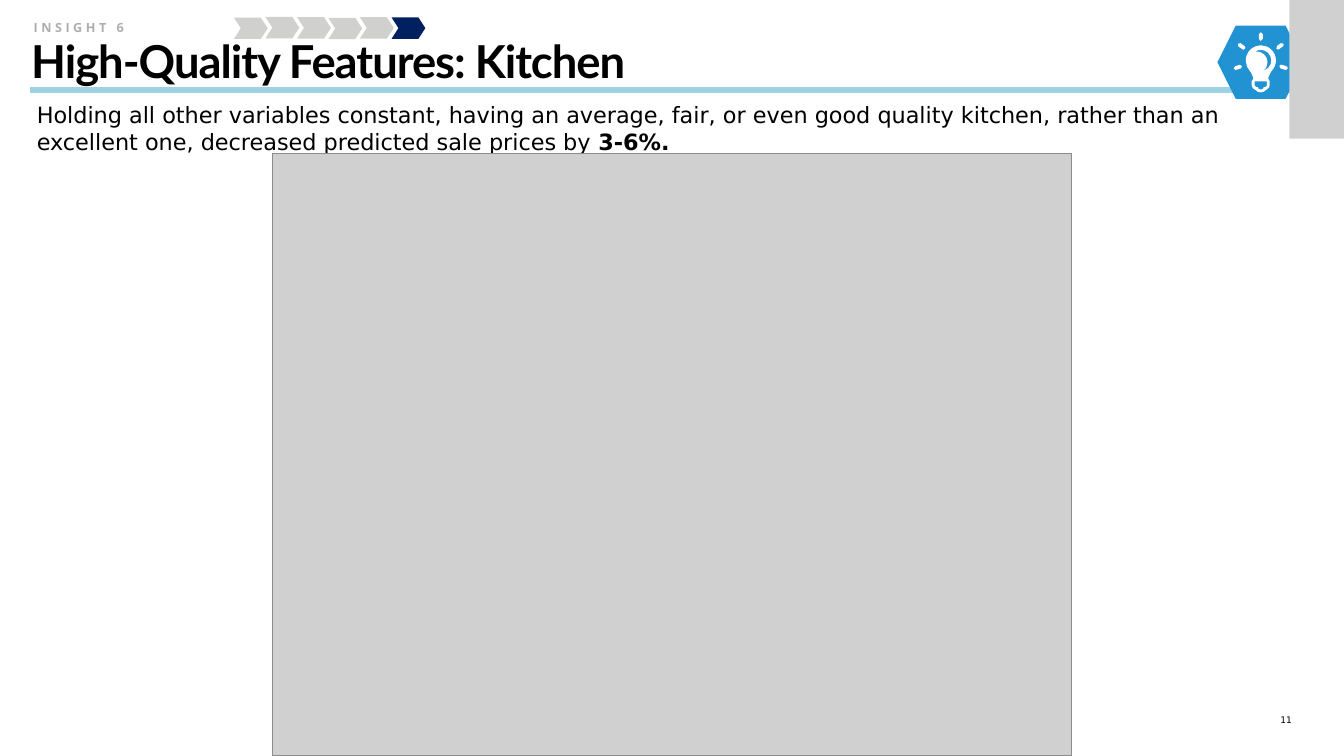
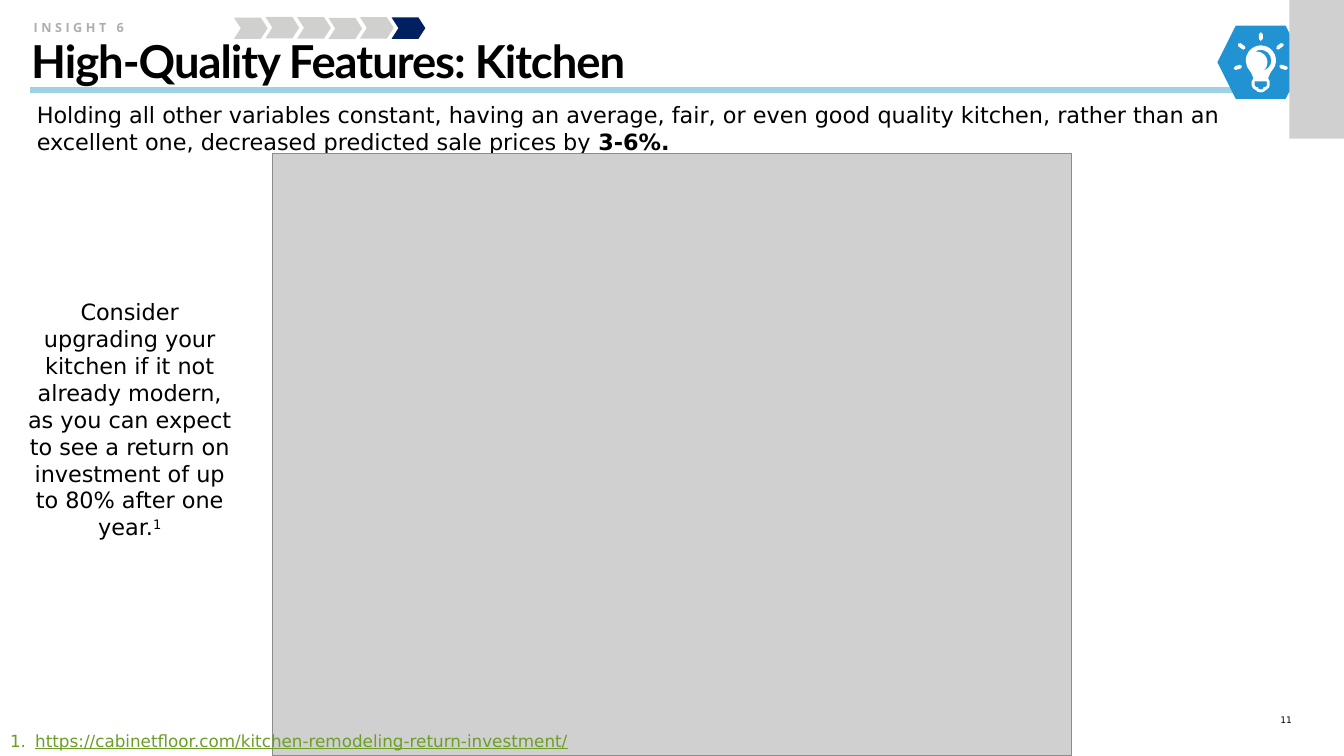
Before and after one commit to farahmalik11/project-2, a slide deck: slide 11 of Housing_Data_Exploration_SalePrice_Predictors.pptx. Drawn at 1344x756 pixels with LibreOffice and Linux fonts; fonts in the diff are those of the drawing; grey boxes stand for pictures. Boxes give left, top, right and bottom in pixels: in the first picture for what was removed or moved away, otherwise in the second. Text is boxed around its words. In the diff, an @@ line names an element or a change of style, - is before the commit and + after.

```diff
--- a/Housing_Data_Exploration_SalePrice_Predictors.pptx
+++ b/Housing_Data_Exploration_SalePrice_Predictors.pptx
@@ text added at (x1=28, y1=303, x2=231, y2=540), 16 pt, text #000000 @@
+Consider upgrading your kitchen if it not already modern, as you can expect to see a return on investment of up to 80% after one year.1
@@ text added at (x1=35, y1=734, x2=567, y2=752), 12 pt, text #6B9F25, underline @@
+1. https://cabinetfloor.com/kitchen-remodeling-return-investment/
```
Also in this commit, not shown: 2 other slides changed, 1 other file.
